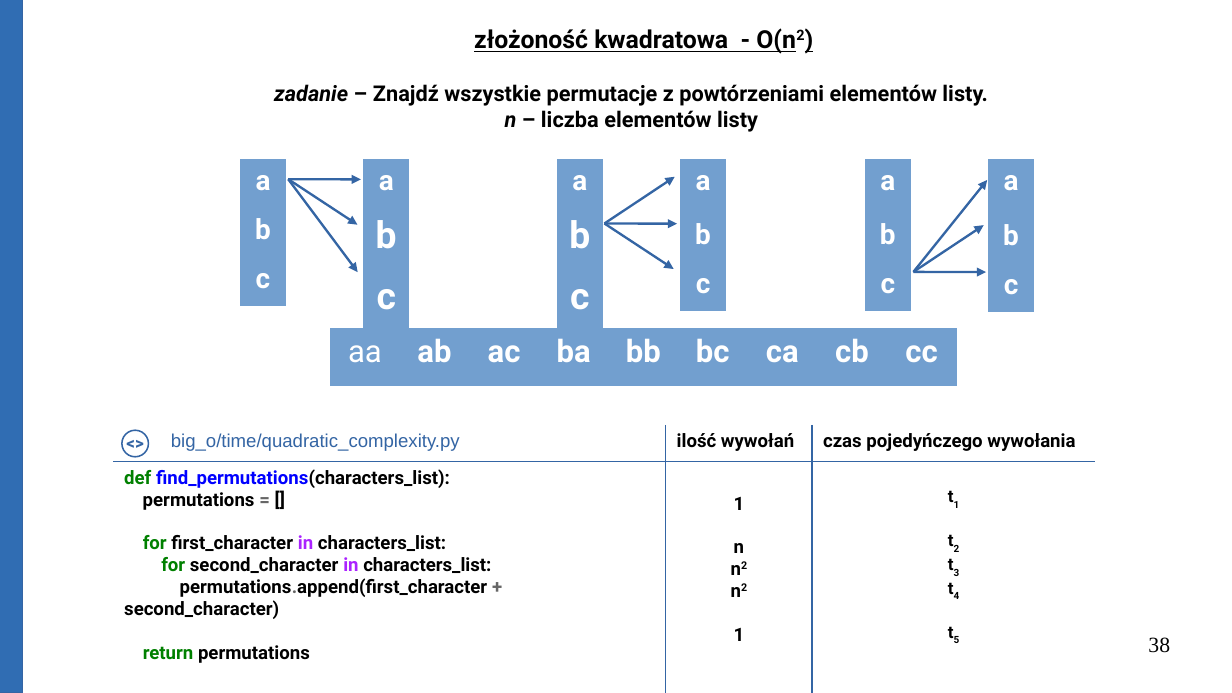
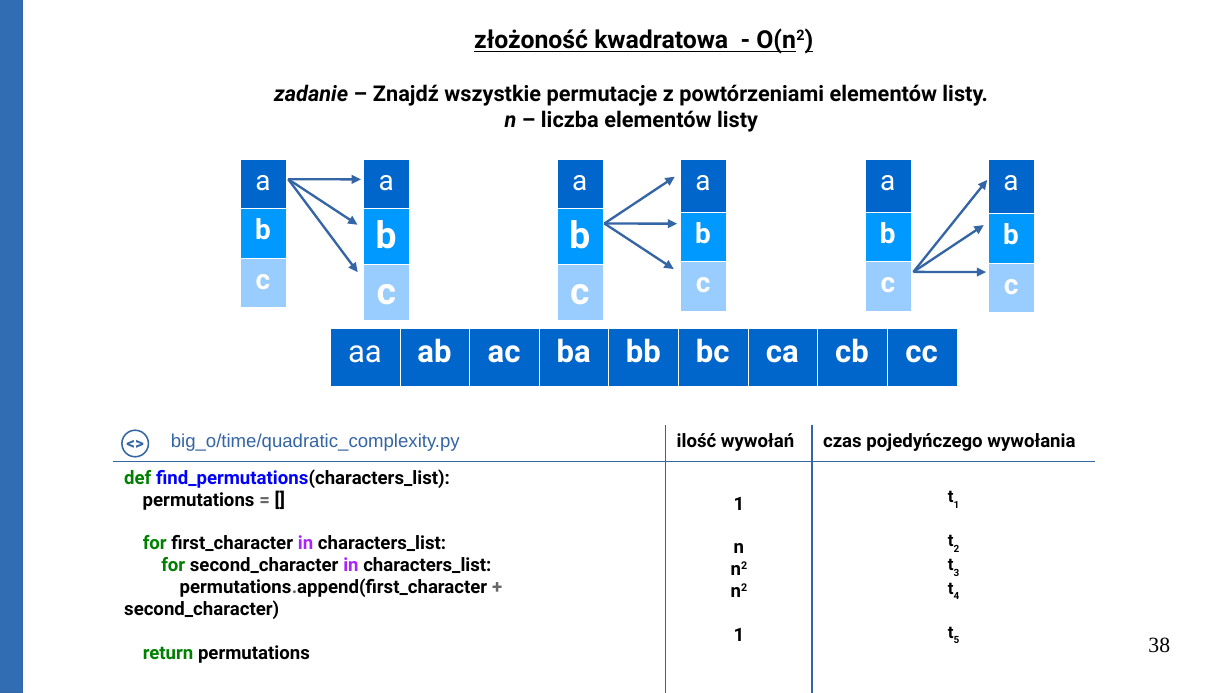
Before and after one commit to Michael-Wisniewski/algorithmic-workshop, a slide deck: slide 38 of gotowa.odp. Drawn at 1232x693 pixels with LibreOffice and Linux fonts; fonts in the diff are those of the drawing. Boxes give left, top, right and bottom in pixels: in the first picture for what was removed or moved away, otherwise in the second. Text is boxed around its words. In the diff, an @@ line names an element or a change of style, - is before the commit and + after.

```diff
--- a/gotowa.odp
+++ b/gotowa.odp
@@ table at <box>240,159,286,303</box> @@
@@ fill #729FCF to #0066CC in row 1, column 1 @@
@@ fill #729FCF to #0099FF in row 2, column 1 @@
@@ fill #729FCF to #99CCFF in row 3, column 1 @@
@@ bold off in "a" @@
@@ borders changed @@
@@ table at <box>363,159,409,308</box> @@
@@ fill #729FCF to #0066CC in row 1, column 1 @@
@@ fill #729FCF to #0099FF in row 2, column 1 @@
@@ fill #729FCF to #99CCFF in row 3, column 1 @@
@@ bold off in "a" @@
@@ borders changed @@
@@ table at <box>557,159,603,308</box> @@
@@ fill #729FCF to #0066CC in row 1, column 1 @@
@@ fill #729FCF to #0099FF in row 2, column 1 @@
@@ fill #729FCF to #99CCFF in row 3, column 1 @@
@@ bold off in "a" @@
@@ borders changed @@
@@ table at <box>680,159,726,311</box> @@
@@ fill #729FCF to #0066CC in row 1, column 1 @@
@@ fill #729FCF to #0099FF in row 2, column 1 @@
@@ fill #729FCF to #99CCFF in row 3, column 1 @@
@@ bold off in "a" @@
@@ borders changed @@
@@ table at <box>865,159,911,311</box> @@
@@ fill #729FCF to #0066CC in row 1, column 1 @@
@@ fill #729FCF to #0099FF in row 2, column 1 @@
@@ fill #729FCF to #99CCFF in row 3, column 1 @@
@@ bold off in "a" @@
@@ borders changed @@
@@ table at <box>988,159,1034,312</box> @@
@@ fill #729FCF to #0066CC in row 1, column 1 @@
@@ fill #729FCF to #0099FF in row 2, column 1 @@
@@ fill #729FCF to #99CCFF in row 3, column 1 @@
@@ bold off in "a" @@
@@ borders changed @@
@@ table at <box>331,328,956,386</box> @@
@@ fill #729FCF to #0066CC in row 1 @@
@@ borders changed @@
```
Also in this commit, not shown: 6 other slides changed, 10 slides added, 5 other files.
